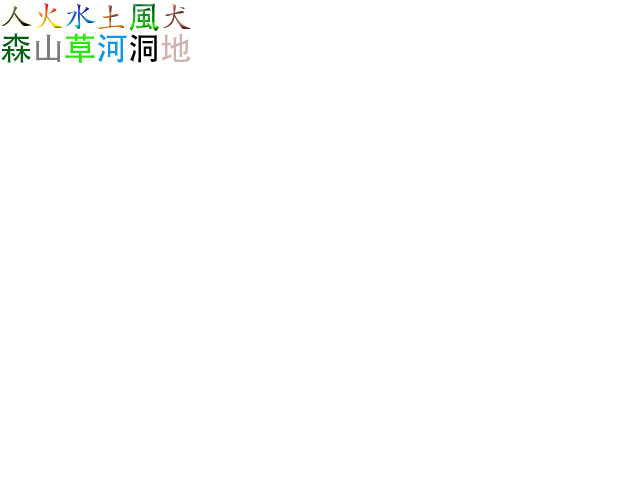
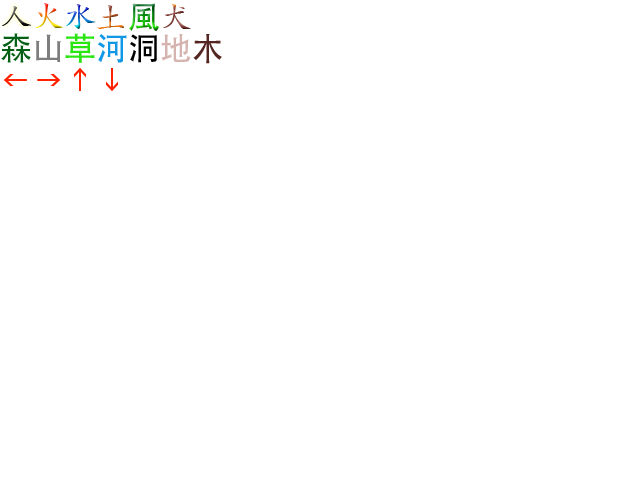
Layered file, before and after one edit (640 x 480). Changes by layer:
added layer "i" above "h" over <box>106,68,118,91</box>
added layer "h" above "g" over <box>74,68,86,91</box>
added layer "g" above "f" over <box>37,74,61,86</box>
added layer "f" above "木" over <box>3,74,27,86</box>
added layer "木" above "地" over <box>193,33,222,64</box>
